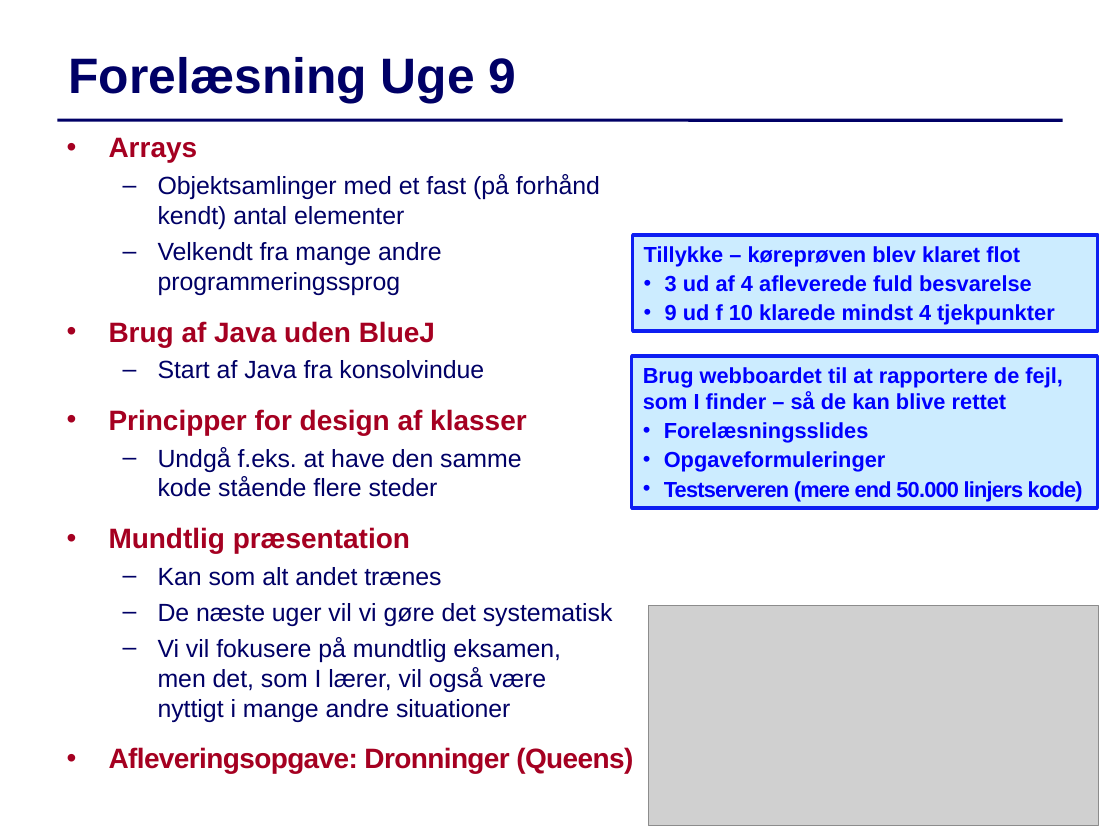
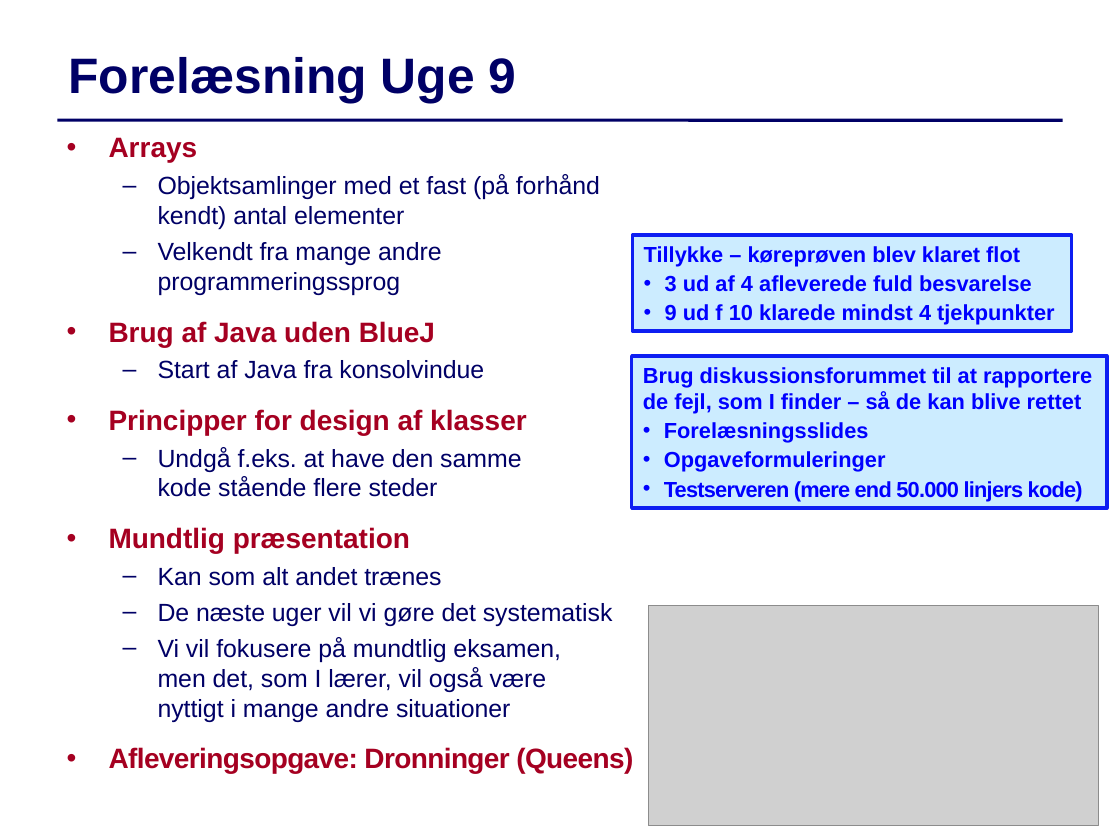
Before and after one commit to IntProgAU/Materiale, a slide deck: slide 1 of web/e21/uge_9/Slides-Uge9.pptx. Drawn at 1120x840 pixels with LibreOffice and Linux fonts; fonts in the diff are those of the drawing; grey boxes stand for pictures. Boxes give left, top, right and bottom in pixels: in the first picture for what was removed or moved away, otherwise in the second. Text is boxed around its words. In the diff, an @@ line names an element or a change of style, - is before the commit and + after.

```diff
--- a/web/e21/uge_9/Slides-Uge9.pptx
+++ b/web/e21/uge_9/Slides-Uge9.pptx
@@ rectangle "Tillykke – køreprøven blev klaret ...": place and size @@
-rectangle "Tillykke – køreprøven blev klaret ..." at [633, 235, 1098, 332]
+rectangle "Tillykke – køreprøven blev klaret ..." at [633, 235, 1072, 332]
@@ rectangle "Brug diskussionsforummet til at rapportere ...": place and size @@
-rectangle "Brug diskussionsforummet til at rapportere ..." at [632, 356, 1098, 508]
+rectangle "Brug diskussionsforummet til at rapportere ..." at [632, 356, 1107, 508]
@@ text in rectangle at [643, 367, 1092, 414]: text changed @@
-Brug webboardet til at rapportere de fejl, som I finder – så de kan blive rettet
+Brug diskussionsforummet til at rapportere de fejl, som I finder – så de kan blive rettet
```
Also in this commit, not shown: 13 other slides changed, 1 other file.
